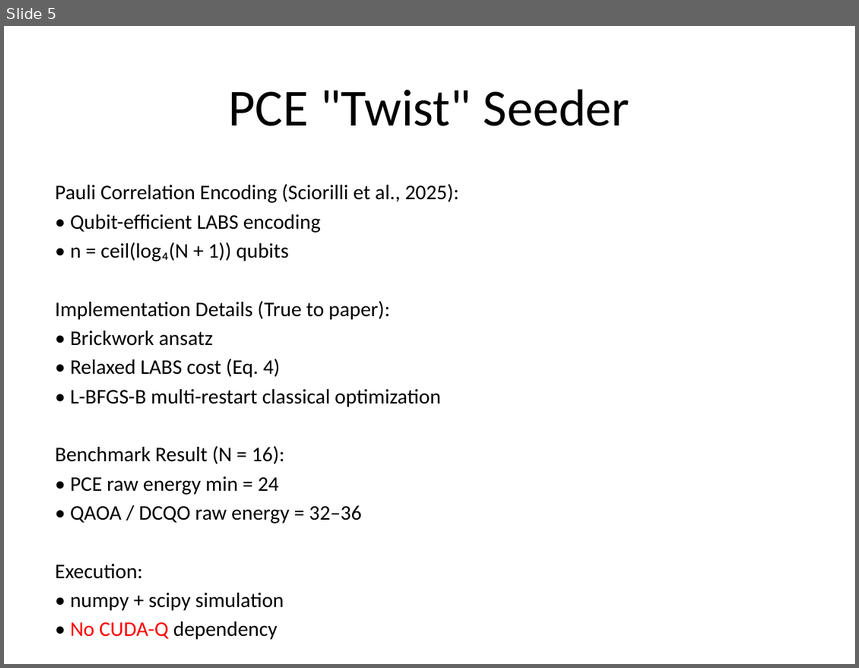
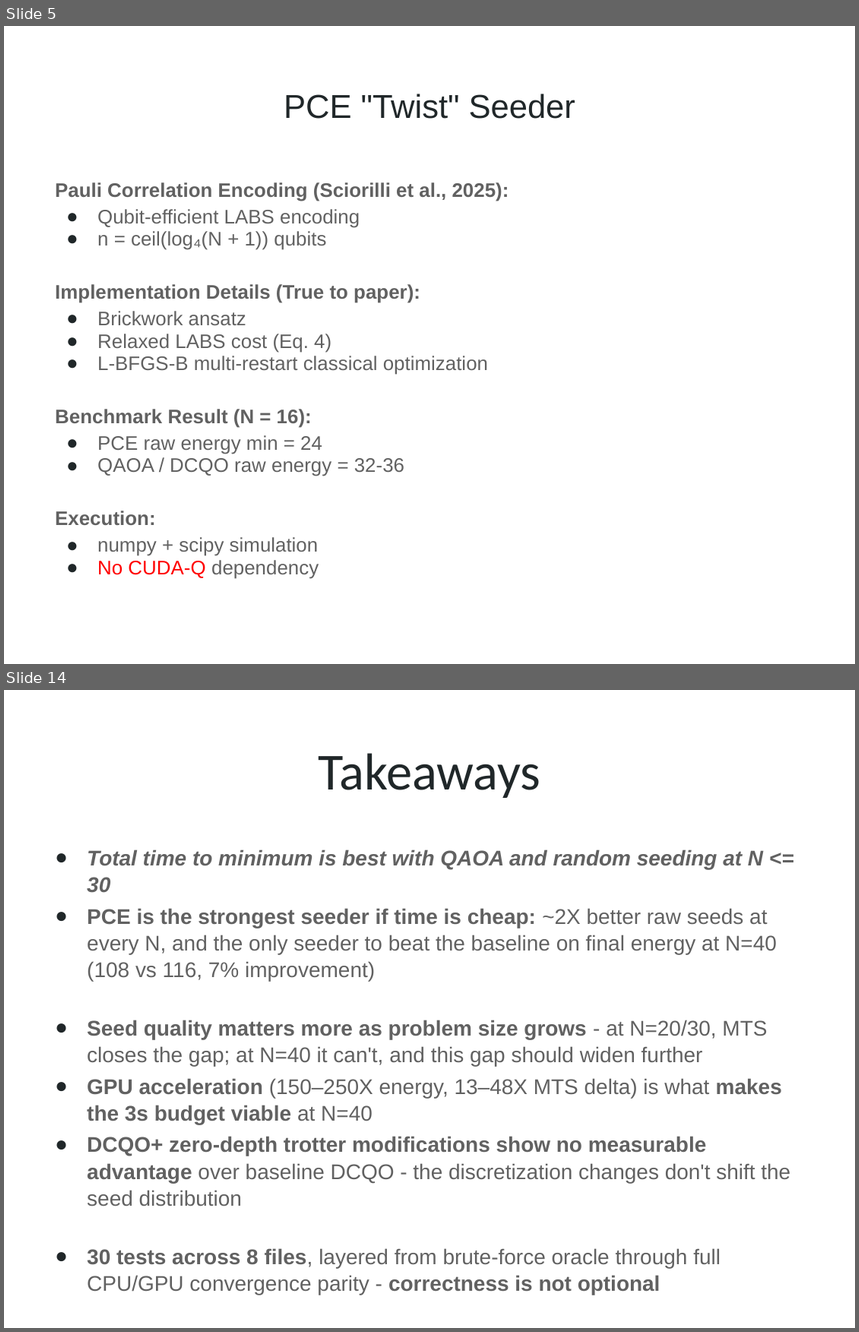
Before and after one commit to benanstrom/2026-NVIDIA, a slide deck: Presentation/FULL_PREZ.pptx. Shown one above the other, each under a label of ours: slide 5 before the commit, slides 5 and 14 after it; the slides between them are not shown. The pictures are 859x668 and 859x1332 pixels, drawn with LibreOffice and Linux fonts; fonts in the diff are those of the drawing. Boxes give left, top, right and bottom in pixels: in the first picture for what was removed or moved away, otherwise in the second. Text is boxed around its words. In the diff, an @@ line names an element or a change of style, - is before the commit and + after.

```diff
--- a/Presentation/FULL_PREZ.pptx
+++ b/Presentation/FULL_PREZ.pptx
@@ slide 14 added at (4, 690, 855, 1328), background #FFFFFF @@
@@ title added at (318, 753, 541, 798), 44 pt, text #202729 @@
+Takeaways
@@ text added at (87, 850, 791, 1268), 18 pt, text #616161 @@
+● Total time to minimum is best with QAOA and random seeding at N <= 30
+● PCE is the strongest seeder if time is cheap: ~2X better raw seeds at every N, and the only seeder to beat the baseline on final energy at N=40 (108 vs 116, 7% improvement)
+● Seed quality matters more as problem size grows - at N=20/30, MTS closes the gap; at N=40 it can't, and this gap should widen further
+● GPU acceleration (150–250X energy, 13–48X MTS delta) is what makes the 3s budget viable at N=40
+● DCQO+ zero-depth trotter modifications show no measurable advantage over baseline DCQO - the discretization changes don't shift the seed distribution
+● 30 tests across 8 files, layered from brute-force oracle through full CPU/GPU convergence parity - correctness is not optional
@@ slide 5 changed as well @@
@@ title "PCE "Twist" Seeder" at (284, 94, 576, 119): size 44 to 28 pt, font Calibri to Arial, text colour #000000 to #202729 @@
@@ text at (55, 183, 509, 525): size 17.6 to 16.6 pt, font Calibri to Arial, text colour #000000 to #616161, bold on in "Pauli Correlation Encoding (Sciorilli et al., 2025):", "Implementation Details (True to paper):", "Benchmark Result (N = 16):", "Execution:"; line spacing 1 to 0.95; less space between paragraphs @@
@@ text at (97, 209, 360, 250): text changed; size 17.6 to 16.6 pt; font Calibri to Arial; text colour #000000 to #616161 @@
-• Qubit-efficient LABS encoding
-• n = ceil(log₄(N + 1)) qubits
+● Qubit-efficient LABS encoding
+● n = ceil(log₄(N + 1)) qubits
@@ text at (97, 311, 488, 375): text changed; size 17.6 to 16.6 pt; font Calibri to Arial; text colour #000000 to #616161 @@
-• Brickwork ansatz
-• Relaxed LABS cost (Eq. 4)
-• L-BFGS-B multi-restart classical optimization
+● Brickwork ansatz
+● Relaxed LABS cost (Eq. 4)
+● L-BFGS-B multi-restart classical optimization
@@ text at (97, 436, 405, 477): text changed; size 17.6 to 16.6 pt; font Calibri to Arial; text colour #000000 to #616161 @@
-• PCE raw energy min = 24
-• QAOA / DCQO raw energy = 32–36
+● PCE raw energy min = 24
+● QAOA / DCQO raw energy = 32-36
@@ text at (97, 537, 319, 579): text changed; size 17.6 to 16.6 pt; font Calibri to Arial; text colour #000000 to #616161 @@
-• numpy + scipy simulation
-• No CUDA-Q dependency
+● numpy + scipy simulation
+● No CUDA-Q dependency
```
Also in this commit, not shown: 10 other slides changed, 4 other slides added, 1 slide removed.
